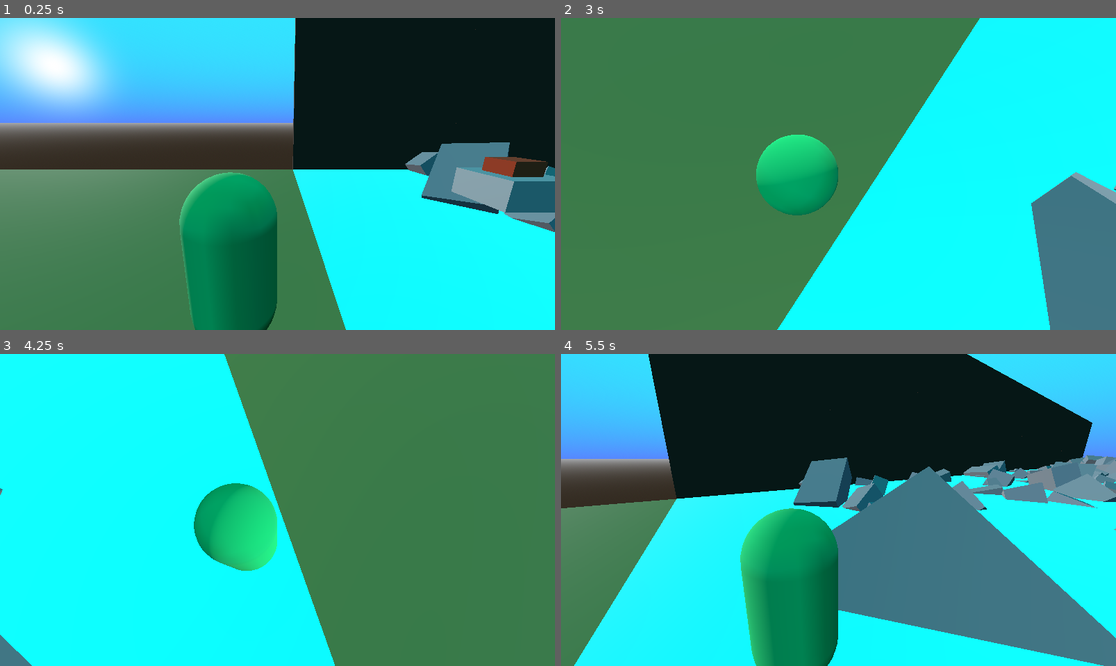
Above: before the commit, frames 1-4 (two rows, left to right).
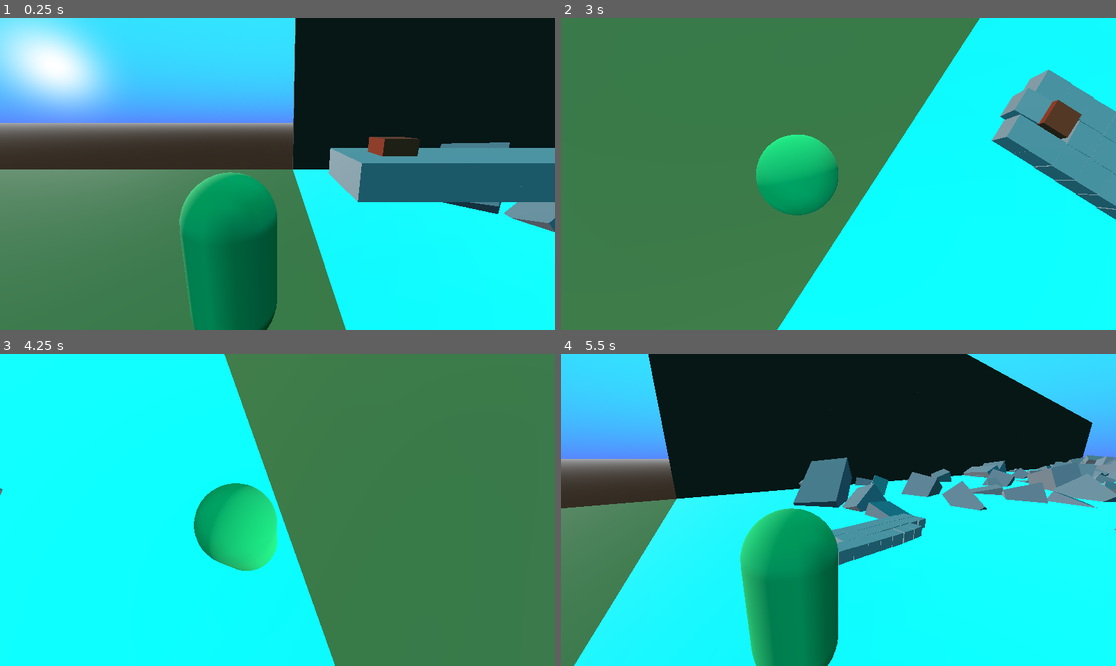
Above: after the commit, the same moments.

Repository: SpeedyJeevy/Build-a-Boat
Game: Godot game, scene res://Scenes/world_1.tscn
Two runs of this game, one before a commit and one after it. Both use one fixed random seed, a clock stepped at 60 frames per second and the inputs below.
Inputs (mouse positions are in pixels of both pictures, inside the frame that each line leads up to):
- Up to frame 1 (0.25 s): no input
- Up to frame 2 (3 s): tap Enter (ui_accept) at 0.5, 0.77, 1.52 s; move the mouse to (960, 158) at 0.52 s; hold Right (ui_right) 0.53-1.28 s; right-click (960, 158) at 0.6 s; move the mouse to (727, 189) at 1.27 s; hold Down (ui_down) 1.28-2.03 s; tap Ctrl (sprint) at 1.35, 2.85 s; move the mouse to (894, 105) at 2.02 s; hold Right (ui_right) 2.03-2.78 s; right-click (894, 105) at 2.1 s; move the mouse to (810, 236) at 2.77 s; hold Up (ui_up) from 2.78 s (still down)
- Up to frame 3 (4.25 s): tap Enter (ui_accept) at 3.02, 3.77 s; move the mouse to (444, 556) at 3.52 s; release Up (ui_up) at 3.53 s; hold Left (ui_left) from 3.53 s (still down); right-click (444, 556) at 3.6 s
- Up to frame 4 (5.5 s): move the mouse to (672, 463) at 4.27 s; tap Ctrl (sprint) at 4.35 s; tap Enter (ui_accept) at 4.52 s; move the mouse to (866, 510) at 5.02 s; release Left (ui_left) at 5.03 s; hold Down (ui_down) from 5.03 s (still down); right-click (866, 510) at 5.1 s

The runs differ from the first frame. In frame 1, 6.0% of the frame differs, in the area x 59-100%, y 3-63%; in frame 2, 12%; in frame 3, 0.3%; in frame 4, 17%, in the area x 48-100%, y 30-100%.

Commit message:
Actual gameplay

Diff:
--- /dev/null
+++ b/Scenes/Blocks/block.tscn
@@ -0,0 +1,17 @@
+[gd_scene load_steps=4 format=3 uid="uid://dgia11lbgjhq8"]
+
+[ext_resource type="Script" uid="uid://bev1xwe6wx8vg" path="res://Scripts/test_block.gd" id="1_wgqwl"]
+
+[sub_resource type="BoxMesh" id="BoxMesh_4yl8j"]
+
+[sub_resource type="BoxShape3D" id="BoxShape3D_x2y8m"]
+size = Vector3(1, 0.5, 1)
+
+[node name="Block" type="RigidBody3D" groups=["Blocks"]]
+script = ExtResource("1_wgqwl")
+
+[node name="MeshInstance3D" type="MeshInstance3D" parent="."]
+mesh = SubResource("BoxMesh_4yl8j")
+
+[node name="CollisionShape3D" type="CollisionShape3D" parent="."]
+shape = SubResource("BoxShape3D_x2y8m")
--- a/Scenes/Water_Areas/basic_area.tscn
+++ b/Scenes/Water_Areas/basic_area.tscn
@@ -1,6 +1,6 @@
 [gd_scene load_steps=10 format=3 uid="uid://584jurur1471"]
 
-[ext_resource type="Script" uid="uid://bluyjt2e8orxu" path="res://Scenes/Water_Areas/area.gd" id="1_esurj"]
+[ext_resource type="Script" uid="uid://bluyjt2e8orxu" path="res://Scripts/area.gd" id="1_esurj"]
 [ext_resource type="Script" uid="uid://bwpy4whef2q11" path="res://Scripts/water_area.gd" id="1_l7jxv"]
 
 [sub_resource type="BoxMesh" id="BoxMesh_esurj"]
@@ -41,7 +41,7 @@
 shape = SubResource("BoxShape3D_751tr")
 
 [node name="WaterArea" type="Area3D" parent="Water" groups=["water"]]
-transform = Transform3D(1, 0, 0, 0, 1, 0, 0, 0, 1, 25, 0, 0)
+transform = Transform3D(1, 0, 0, 0, 1, 0, 0, 0, 1, 25, -0.25, 0)
 script = ExtResource("1_l7jxv")
 
 [node name="CollisionShape3D" type="CollisionShape3D" parent="Water/WaterArea" groups=["water"]]
--- a/Scenes/Water_Areas/big_rock.tscn
+++ b/Scenes/Water_Areas/big_rock.tscn
@@ -1,4 +1,6 @@
-[gd_scene load_steps=4 format=3 uid="uid://bkow8nvco7qlm"]
+[gd_scene load_steps=6 format=3 uid="uid://bkow8nvco7qlm"]
+
+[ext_resource type="Script" uid="uid://cqol7rrfx6gpw" path="res://Scenes/Water_Areas/rock_area.gd" id="1_onb0f"]
 
 [sub_resource type="BoxShape3D" id="BoxShape3D_d74md"]
 size = Vector3(5, 10, 5)
@@ -10,6 +12,9 @@
 material = SubResource("StandardMaterial3D_grpf8")
 size = Vector3(5, 10, 5)
 
+[sub_resource type="BoxShape3D" id="BoxShape3D_3pi7w"]
+size = Vector3(5, 10, 5)
+
 [node name="BigRock" type="StaticBody3D"]
 transform = Transform3D(1, 0, 0, 0, 0.5729186, 0.81961226, 0, -0.81961226, 0.5729186, 59.503254, 1.9612637, 0)
 
@@ -18,3 +23,15 @@
 
 [node name="MeshInstance3D" type="MeshInstance3D" parent="."]
 mesh = SubResource("BoxMesh_onb0f")
+
+[node name="BRArea" type="Area3D" parent="."]
+script = ExtResource("1_onb0f")
+
+[node name="CollisionShape3D" type="CollisionShape3D" parent="BRArea"]
+shape = SubResource("BoxShape3D_3pi7w")
+
+[node name="damage_timer" type="Timer" parent="BRArea"]
+
+[connection signal="body_entered" from="BRArea" to="BRArea" method="_on_body_entered"]
+[connection signal="body_exited" from="BRArea" to="BRArea" method="_on_body_exited"]
+[connection signal="timeout" from="BRArea/damage_timer" to="BRArea" method="_on_damage_timer_timeout"]
--- a/Scenes/Water_Areas/lil_rock.tscn
+++ b/Scenes/Water_Areas/lil_rock.tscn
@@ -1,4 +1,6 @@
-[gd_scene load_steps=4 format=3 uid="uid://br2wo64typwbd"]
+[gd_scene load_steps=6 format=3 uid="uid://br2wo64typwbd"]
+
+[ext_resource type="Script" uid="uid://cqol7rrfx6gpw" path="res://Scenes/Water_Areas/rock_area.gd" id="1_h8pv5"]
 
 [sub_resource type="BoxShape3D" id="BoxShape3D_grpf8"]
 size = Vector3(2, 2, 2)
@@ -10,6 +12,9 @@
 material = SubResource("StandardMaterial3D_grpf8")
 size = Vector3(2, 2, 2)
 
+[sub_resource type="BoxShape3D" id="BoxShape3D_h8pv5"]
+size = Vector3(2, 2, 2)
+
 [node name="LilRock" type="StaticBody3D"]
 transform = Transform3D(1, 0, 0, 0, 0.5729186, 0.81961226, 0, -0.81961226, 0.5729186, 59.503254, 1.9612637, 0)
 
@@ -18,3 +23,12 @@
 
 [node name="MeshInstance3D" type="MeshInstance3D" parent="."]
 mesh = SubResource("BoxMesh_h8pv5")
+
+[node name="LRArea" type="Area3D" parent="."]
+script = ExtResource("1_h8pv5")
+
+[node name="CollisionShape3D" type="CollisionShape3D" parent="LRArea"]
+shape = SubResource("BoxShape3D_h8pv5")
+
+[connection signal="body_entered" from="LRArea" to="LRArea" method="_on_body_entered"]
+[connection signal="body_exited" from="LRArea" to="LRArea" method="_on_body_exited"]
--- /dev/null
+++ b/Scenes/Water_Areas/rock_area.gd
@@ -0,0 +1,38 @@
+extends Area3D
+
+@onready var health = 2
+@onready var dying = false
+
+var contactList = []
+var damage_timer: Timer
+
+# Called when the node enters the scene tree for the first time.
+func _ready() -> void:
+	damage_timer = Timer.new()
+	damage_timer.wait_time = 0.1    # Damage timer
+	damage_timer.timeout.connect(_on_damage_timer_timeout)
+	add_child(damage_timer)
+
+func _on_body_entered(body: Node3D) -> void:
+	if body.is_in_group("player") or body.is_in_group("Blocks"):
+		contactList.append(body)
+
+		if contactList.size() == 1:
+			damage_timer.start()
+
+func _on_body_exited(body: Node3D) -> void:
+	if body.is_in_group("player") or body.is_in_group("Blocks"):
+		contactList.erase(body)
+
+		if contactList.is_empty():
+			damage_timer.stop()
+
+func _on_damage_timer_timeout() -> void:
+	for body in contactList:
+		body.hitObject()
+		damage()
+		if health <= 0:
+			get_parent().queue_free()
+
+func damage():
+	health -= 1
--- a/Scenes/world_1.gd
+++ b/Scenes/world_1.gd
@@ -2,6 +2,9 @@
 
 # Water Areas
 var basicAreaScene = preload("res://Scenes/Water_Areas/basic_area.tscn")
+
+# Types of blocks
+@onready var block = preload("res://Scenes/Blocks/block.tscn")
 
 @onready var numAreas = 10 # Change to make more areas spawn
 @onready var areaList = []
@@ -13,7 +16,6 @@
 		# Sets up newArea
 		var newArea = basicAreaScene.instantiate()
 
-
 		# Adds newArea to the areaList
 		areaList.append(newArea)
 
@@ -23,6 +25,25 @@
 		# Makes newArea a child of the scene
 		add_child(newArea)
 
+	# Temporary Block adding
+	var x = -1
+	var z = 0
+	for i in range(30):
+		var newBlock = block.instantiate()
+		if i % 3 == 0:
+			x += 1
+		else:
+			if z == 1:
+				z = 2
+			elif z == 2:
+				z = 0
+			else:
+				z = 1
+
+		newBlock.position = Vector3(25 + x, 6.75, 0 + z)
+
+		add_child(newBlock)
+
 
 # Called every frame. 'delta' is the elapsed time since the previous frame.
 func _process(delta: float) -> void:
--- a/Scenes/world_1.tscn
+++ b/Scenes/world_1.tscn
@@ -1,8 +1,7 @@
-[gd_scene load_steps=21 format=3 uid="uid://b20hckk2j0msd"]
+[gd_scene load_steps=19 format=3 uid="uid://b20hckk2j0msd"]
 
 [ext_resource type="Script" uid="uid://p8acpf3twv13" path="res://Scenes/world_1.gd" id="1_d4kua"]
 [ext_resource type="Script" uid="uid://bg2lnhwfrjje8" path="res://Scripts/player.gd" id="1_nsk3r"]
-[ext_resource type="Script" uid="uid://bev1xwe6wx8vg" path="res://Scripts/test_block.gd" id="3_ax6sa"]
 [ext_resource type="Script" uid="uid://co5cvyhpyw23c" path="res://Scripts/test_chair.gd" id="4_d4kua"]
 
 [sub_resource type="ProceduralSkyMaterial" id="ProceduralSkyMaterial_nsk3r"]
@@ -35,8 +34,6 @@
 
 [sub_resource type="SphereShape3D" id="SphereShape3D_nsk3r"]
 radius = 0.1
-
-[sub_resource type="BoxMesh" id="BoxMesh_brd3p"]
 
 [sub_resource type="BoxShape3D" id="BoxShape3D_ax6sa"]
 size = Vector3(1, 0.5, 1)
@@ -105,48 +102,8 @@
 [node name="Camera3D" type="Camera3D" parent="Player/Node3D/SpringArm3D"]
 transform = Transform3D(1, 0, 0, 0, 0.9699231, 0.24341181, 0, -0.24341181, 0.9699231, 0, 0, 0)
 
-[node name="TestBlock" type="RigidBody3D" parent="." groups=["Blocks"]]
-transform = Transform3D(1, 0, 0, 0, 1, 0, 0, 0, 1, 31, 6, 0)
-script = ExtResource("3_ax6sa")
-
-[node name="MeshInstance3D" type="MeshInstance3D" parent="TestBlock"]
-mesh = SubResource("BoxMesh_brd3p")
-
-[node name="CollisionShape3D" type="CollisionShape3D" parent="TestBlock"]
-shape = SubResource("BoxShape3D_ax6sa")
-
-[node name="TestBlock2" type="RigidBody3D" parent="." groups=["Blocks"]]
-transform = Transform3D(1, 0, 0, 0, 1, 0, 0, 0, 1, 30, 6, 0)
-script = ExtResource("3_ax6sa")
-
-[node name="MeshInstance3D" type="MeshInstance3D" parent="TestBlock2"]
-mesh = SubResource("BoxMesh_brd3p")
-
-[node name="CollisionShape3D" type="CollisionShape3D" parent="TestBlock2"]
-shape = SubResource("BoxShape3D_ax6sa")
-
-[node name="TestBlock3" type="RigidBody3D" parent="." groups=["Blocks"]]
-transform = Transform3D(1, 0, 0, 0, 1, 0, 0, 0, 1, 31, 6, 1)
-script = ExtResource("3_ax6sa")
-
-[node name="MeshInstance3D" type="MeshInstance3D" parent="TestBlock3"]
-mesh = SubResource("BoxMesh_brd3p")
-
-[node name="CollisionShape3D" type="CollisionShape3D" parent="TestBlock3"]
-shape = SubResource("BoxShape3D_ax6sa")
-
-[node name="TestBlock4" type="RigidBody3D" parent="." groups=["Blocks"]]
-transform = Transform3D(1, 0, 0, 0, 1, 0, 0, 0, 1, 30, 6, 1)
-script = ExtResource("3_ax6sa")
-
-[node name="MeshInstance3D" type="MeshInstance3D" parent="TestBlock4"]
-mesh = SubResource("BoxMesh_brd3p")
-
-[node name="CollisionShape3D" type="CollisionShape3D" parent="TestBlock4"]
-shape = SubResource("BoxShape3D_ax6sa")
-
 [node name="TestChair" type="RigidBody3D" parent="." groups=["Blocks"]]
-transform = Transform3D(1, 0, 0, 0, 1, 0, 0, 0, 1, 30.5, 6.75, 0.5)
+transform = Transform3D(1, 0, 0, 0, 1, 0, 0, 0, 1, 26, 7.5, 1)
 script = ExtResource("4_d4kua")
 
 [node name="CollisionShape3D" type="CollisionShape3D" parent="TestChair"]
--- a/Scripts/player.gd
+++ b/Scripts/player.gd
@@ -4,6 +4,7 @@
 @onready var CamRotation : Vector2 = Vector2(0.0, 0.0)
 @onready var sensitivity = 0.01
 @onready var inWater = false
+@onready var hit = false
 
 # Going down the list...
 @onready var camera = $Node3D
@@ -64,3 +65,9 @@
 	inWater = true
 func exitWater():
 	inWater = false
+
+# Hitting a damaging object function
+func hitObject():
+	hit = true
+func exitObject():
+	hit = false
--- a/Scripts/test_block.gd
+++ b/Scripts/test_block.gd
@@ -3,10 +3,11 @@
 # Health - Hits the object can take
 # Endurance - Makes the block sturdier (in case I wanna have upgrades of sorts or health restore stuff)
 # Luck - Chance to not take damage (maybe create fun blocks with high luck but can only take 1 hit if unlucky)
-@onready var health = 5
+@onready var health = 5.0
 @onready var endurance = 1
 @onready var luck = 0
 
+@onready var hit = false
 @onready var inWater = false
 @onready var waterFlowVel = Vector3(2.0, 0.0, 0.0)
 
@@ -17,9 +18,17 @@
 
 # Called every frame. 'delta' is the elapsed time since the previous frame.
 func _physics_process(delta: float) -> void:
+	# Kill the block when it dies
+	dies()
+
 	# Water touching logic
 	if inWater:
 		linear_velocity = waterFlowVel
+
+	# Block touching logic
+	if hit:
+		health -= (1 / endurance)
+
 
 # Interact with water function
 func enterWater():
@@ -27,3 +36,13 @@
 func exitWater():
 	inWater = false
 	linear_velocity = Vector3.ZERO
+
+# Hitting a damaging object function
+func hitObject():
+	hit = true
+func exitObject():
+	hit = false
+
+func dies():
+	if health <= 0:
+		queue_free()
--- a/Scripts/test_chair.gd
+++ b/Scripts/test_chair.gd
@@ -2,6 +2,15 @@
 
 @onready var sitting = false
 @onready var player = null
+
+# Health - Hits the object can take
+# Endurance - Makes the block sturdier (in case I wanna have upgrades of sorts or health restore stuff)
+# Luck - Chance to not take damage (maybe create fun blocks with high luck but can only take 1 hit if unlucky)
+@onready var health = 5.0
+@onready var endurance = 1
+@onready var luck = 0
+
+@onready var hit = false
 @onready var inWater = false
 @onready var waterFlowVel = Vector3(2.0, 0.0, 0.0)
 
@@ -23,6 +32,8 @@
 
 # Called every frame. 'delta' is the elapsed time since the previous frame.
 func _process(delta: float) -> void:
+	dies()
+
 	if player and Input.is_action_just_pressed("right_click"):
 		sitting = !sitting
 
@@ -31,9 +42,16 @@
 
 # Called every frame. 'delta' is the elapsed time since the previous frame.
 func _physics_process(delta: float) -> void:
+	dies()
+
 	# Water touching logic
 	if inWater:
 		linear_velocity = waterFlowVel
+
+	# Block touching logic
+	if hit:
+		health -= (1 / endurance)
+
 
 # Interact with water function
 func enterWater():
@@ -41,3 +59,13 @@
 func exitWater():
 	inWater = false
 	linear_velocity = Vector3.ZERO
+
+# Hitting a damaging object function
+func hitObject():
+	hit = true
+func exitObject():
+	hit = false
+
+func dies():
+	if health <= 0:
+		queue_free()
Not shown, added: Scenes/Water_Areas/rock_area.gd.uid
Renamed: Scenes/Water_Areas/area.gd.uid -> Scripts/area.gd.uid
